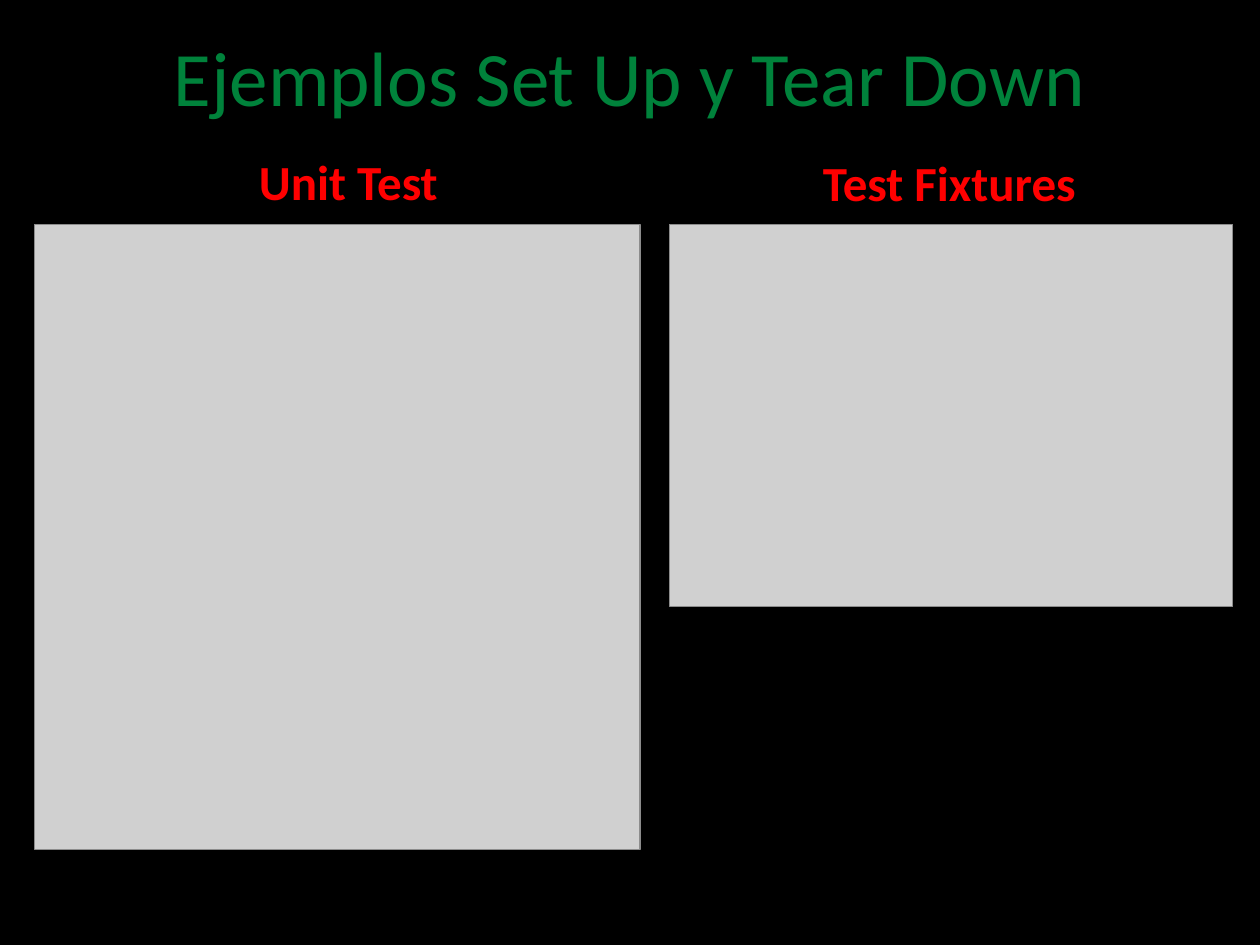
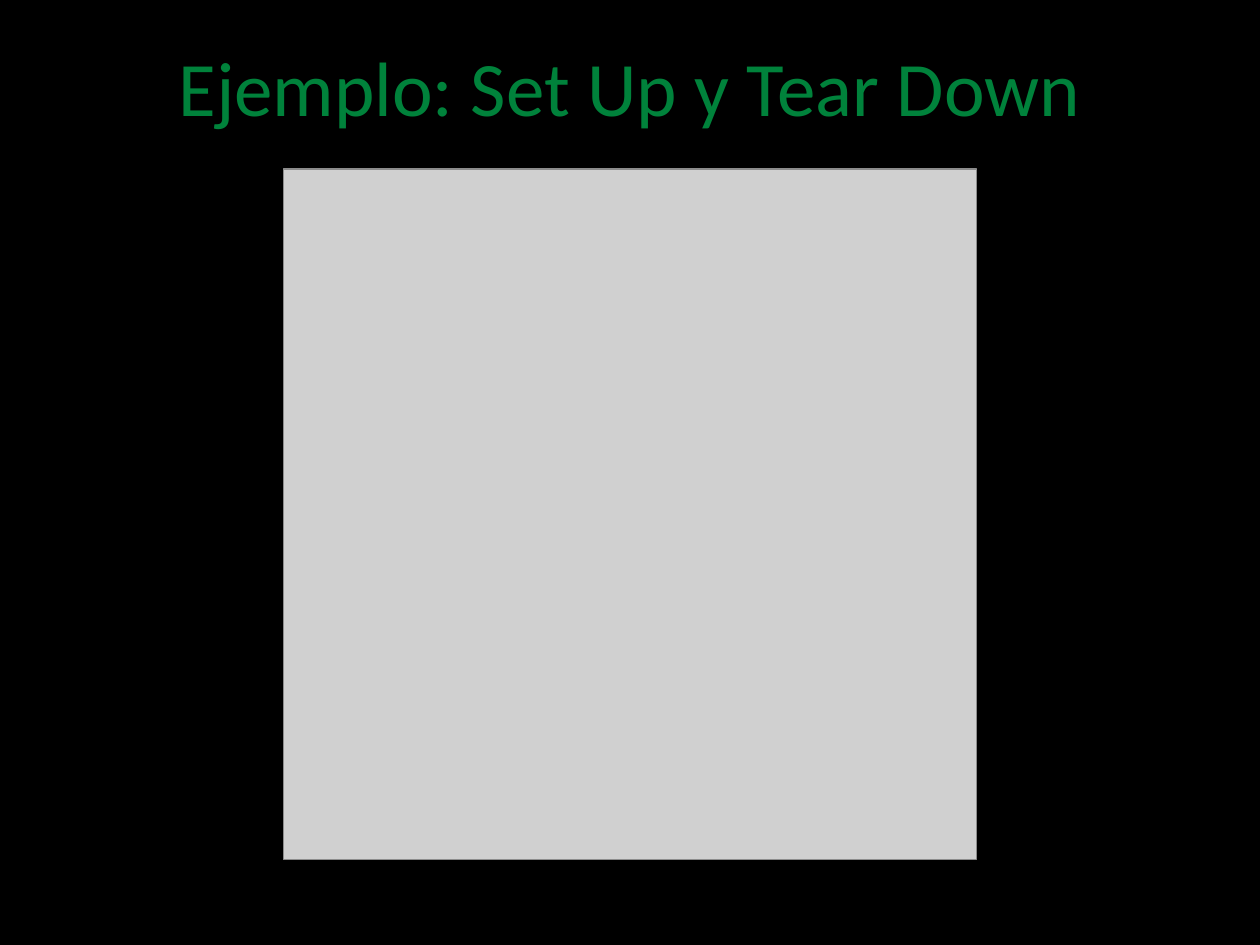
Before and after one commit to angelnunezsalazar/Test-Automation-NET, a slide deck: slide 31 of Diapositivas/Test Automation .NET.pptx (slide 32 before the commit). Drawn at 1260x945 pixels with LibreOffice and Linux fonts; fonts in the diff are those of the drawing; grey boxes stand for pictures; background and template pictures are left out. Boxes give left, top, right and bottom in pixels: in the first picture for what was removed or moved away, otherwise in the second. Text is boxed around its words. In the diff, an @@ line names an element or a change of style, - is before the commit and + after.

Commit message:
Nuevo Ejercicio: Técnicas y Prácticas al escribir Unit Tests

```diff
--- a/Diapositivas/Test Automation .NET.pptx
+++ b/Diapositivas/Test Automation .NET.pptx
@@ title at <box>179,62,1080,129</box>: text changed @@
-Ejemplos Set Up y Tear Down
+Ejemplo: Set Up y Tear Down
@@ text removed at <box>259,165,438,201</box> @@
-Unit Test
@@ picture added at <box>284,169,976,859</box> @@
@@ text removed at <box>823,166,1075,202</box> @@
-Test Fixtures
@@ picture removed at <box>35,224,640,849</box> @@
@@ picture removed at <box>669,224,1232,606</box> @@
```
Also in this commit, not shown: 4 other slides changed, 13 slides added, 5 slides removed, 45 other files.
